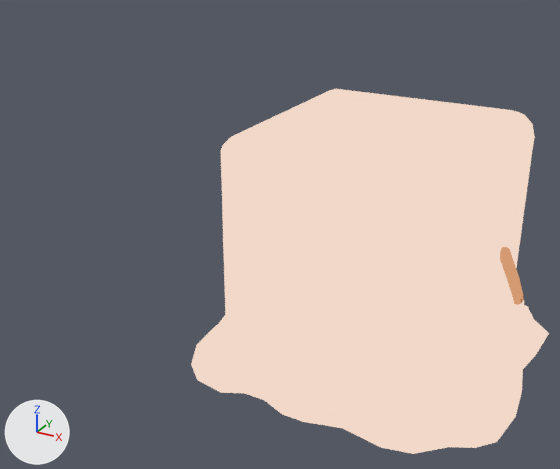
Renders of the glTF model godot/assets/models/battle/summons/OrangeSlimey.glb from each side of a commit.
Camera for both pictures: a 50 mm camera at (0.131, -0.343, 0.221) aimed at (-0.054, -0.007, 0.053). Arrows for +X, +Y and +Z are at lower left; the lights stay in place. The older version comes first. Both versions are drawn at frame 2 of the action 'GelatinousCube_Intro'; the numbers are the values there. Vertices at exactly the same position are counted once.

Objects in the first picture: 'GelatinousCube'.
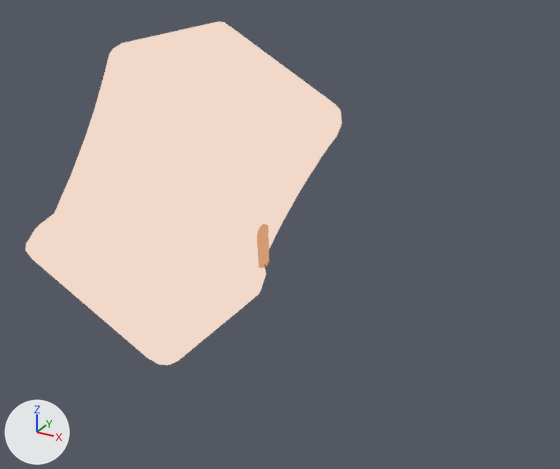
Pixel boxes [x1, y1, x2, y2] of what changed, in the pictures (560 x 469 px; the box of a moved part takes in the faces that stretch with it):
'GelatinousCube', reshaped, moved, rescaled, turned
    before: [191, 89, 549, 454]
    after: [25, 21, 342, 365]
part 1 of me_gelatinouscube, moved or reshaped
    before: [500, 247, 524, 305]
    after: [257, 224, 269, 268]
part 2 of me_gelatinouscube, added (beige)
    after: [25, 21, 342, 365]
part 3 of me_gelatinouscube, deleted (beige)
    before: [191, 89, 549, 454]

Patch to the scene script:
```diff
--- a/godot/assets/models/battle/summons/OrangeSlimey.glb.py
+++ b/godot/assets/models/battle/summons/OrangeSlimey.glb.py
@@ me_gelatinouscube @@
 # used by ob_gelatinouscube; parent = ob_orangeslimey; location = (-0.0323, 0.0, 0.0565); rotation_euler = (1.571, 0.0, 0.0), in degrees (90, 0, 0)
-me_gelatinouscube.from_pydata(...)  # 745 vertices, 1326 faces; spans x -1.6..1.71, y -0.04..2.37, z -1.62..1.68
+me_gelatinouscube.from_pydata(...)  # 785 vertices, 1326 faces; spans x -4.02..-0.84, y -1.16..1.15, z -0.4..3.09
+# me_gelatinouscube part 1: the loose piece of 66 vertices spanning x 1.21..1.46, y 0.55..1.28, z -0.46..-0.02 is multiplied about its middle by the matrix ((0.987, 0.498, -0.006), (-0.006, -0.001, -1.002), (-0.17, 0.955, 0.001)), then moved by (-2.85, -0.69, 0.92)
+# me_gelatinouscube part 2: a new loose piece of 212 vertices spanning x -4.02..-0.84, y -1.16..1.15, z -0.4..3.09, in mat_orangeslimey
+# me_gelatinouscube part 3: the loose piece of 247 vertices spanning x -1.6..1.71, y -0.04..2.37, z -1.62..1.68 is deleted
+# other edits to the shape of me_gelatinouscube do not show in these pictures
 me_gelatinouscube.materials.append(mat_orangeslimey)
@@ ob_gelatinouscube @@
 ob_gelatinouscube = bpy.data.objects.new('GelatinousCube', me_gelatinouscube)
-ob_gelatinouscube.parent = ob_orangeslimey
-ob_gelatinouscube.location = (-0.0323, 0.0, 0.0565)
-ob_gelatinouscube.rotation_euler = (1.571, 0.0, 0.0)  # degrees (90, 0, 0)
+ob_gelatinouscube.location = (0.0, 0.0, 0.0)
+ob_gelatinouscube.scale = (0.05, 0.05, 0.05)
```
